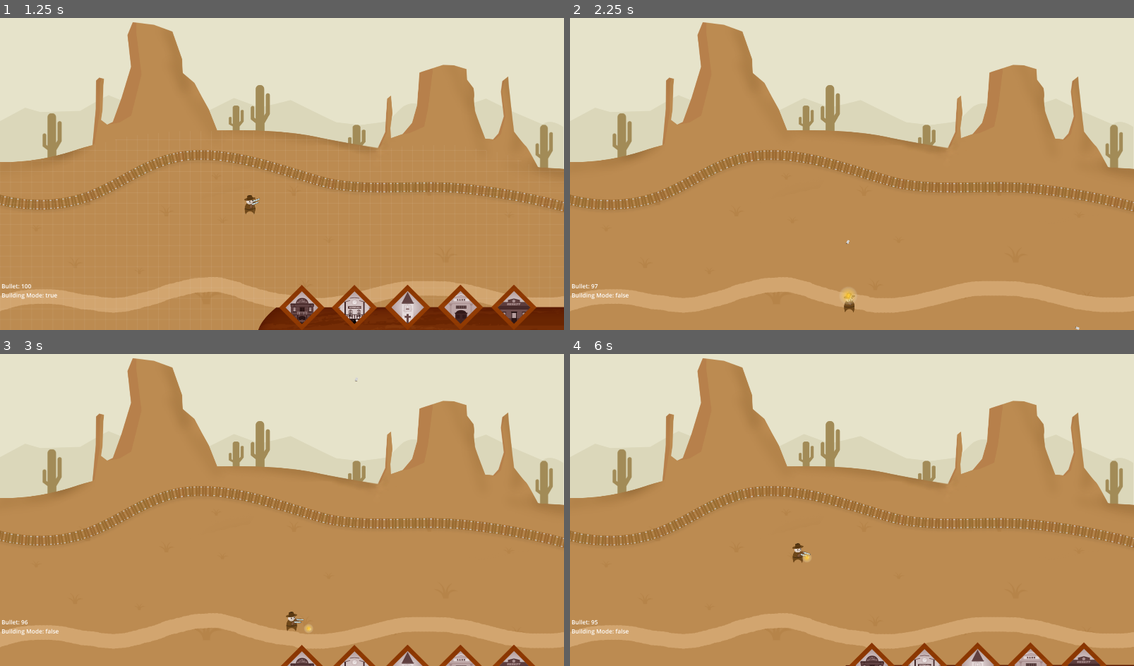
Above: before the commit, frames 1-4 (two rows, left to right).
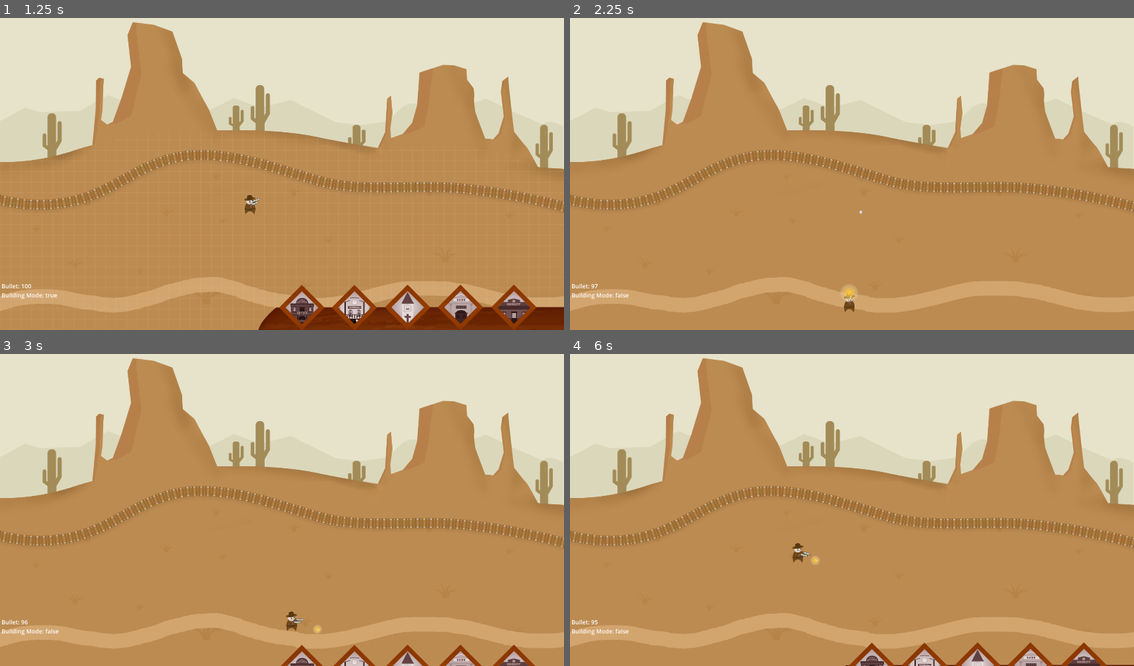
Above: after the commit, the same moments.

Repository: realfirat/A-Simple-Wild-West-Game
Game: Godot game, scene res://scenes/main.tscn
Same seed, same stepped clock (60 frames per second), same inputs: the game is played once before the commit and once after it.
Inputs (mouse positions are in pixels of both pictures, inside the frame that each line leads up to):
- Up to frame 1 (1.25 s): tap Enter at 0.5 s; move the mouse to (406, 155) at 0.52 s; hold D (go_right) from 0.53 s (still down); tap E (build_mode) at 0.6 s; click (406, 155) at 0.67 s
- Up to frame 2 (2.25 s): move the mouse to (1032, 308) at 1.27 s; release D (go_right) at 1.28 s; hold S (go_down) 1.28-2.03 s; tap E (build_mode) at 1.35 s; click (1032, 308) at 1.42 s; move the mouse to (908, 102) at 2.02 s; press the mouse at (908, 102) at 2.03 s; hold D (go_right) from 2.03 s (still down)
- Up to frame 3 (3 s): tap E (build_mode) at 2.3, 2.85 s; move the mouse to (541, 650) at 2.77 s; release D (go_right) at 2.78 s; release the mouse at (541, 650) at 2.78 s; hold W (go_up) from 2.78 s (still down); click (541, 650) at 2.92 s
- Up to frame 4 (6 s): move the mouse to (1021, 553) at 3.52 s; release W (go_up) at 3.53 s; hold A (go_left) 3.53-5.03 s; tap E (build_mode) at 3.6, 4.55, 5.1, 5.85 s; click (1021, 553) at 3.67 s; move the mouse to (1009, 644) at 4.27 s; click (1009, 644) at 4.35 s; move the mouse to (880, 506) at 5.02 s; hold S (go_down) 5.03-5.78 s; click (880, 506) at 5.17 s; move the mouse to (1060, 644) at 5.77 s; hold D (go_right) from 5.78 s (still down); click (1060, 644) at 5.92 s

Frame 1 is identical in both runs. In frame 2, less than 0.1% of the frame differs, in the area x 48-91%, y 61-100%; in frame 3, less than 0.1%; in frame 4, less than 0.1%.

Commit message:
mouse cursor 1

Diff:
--- a/project.godot
+++ b/project.godot
@@ -23,6 +23,7 @@
 
 window/size/viewport_width=1920
 window/size/viewport_height=1080
+mouse_cursor/custom_image_hotspot=Vector2(25, 25)
 
 [input]
 
--- a/scripts/bullet_rifle.gd
+++ b/scripts/bullet_rifle.gd
@@ -1,7 +1,7 @@
 extends Area2D
 
 var aim_position
-var bullet_speed = 20
+var bullet_speed = 30
 var bullet_ready = true
 
 func _ready():
--- a/scripts/main.gd
+++ b/scripts/main.gd
@@ -1,4 +1,11 @@
 extends Node2D
+
+@onready var ready_to_change_cursor = true
+var aim = load("res://assets/_0000_aim.png")
+var hammer = load("res://assets/hammer.png")
+
+func _ready():
+	Input.set_custom_mouse_cursor(aim)
 
 func _process(delta):
 	if Input.is_action_just_pressed("escape"):
@@ -7,5 +14,13 @@
 	if Input.is_action_just_pressed("build_mode"):
 		if $UI/building_grid.visible:
 			$UI/building_grid.visible = false
+			if ready_to_change_cursor:
+				Input.set_custom_mouse_cursor(aim)
+				ready_to_change_cursor = false
 		else:
 			$UI/building_grid.visible = true
+			if ready_to_change_cursor:
+				Input.set_custom_mouse_cursor(hammer)
+				ready_to_change_cursor = false
+
+	ready_to_change_cursor = true
Binary file added: assets/hammer.png
Not shown, added: assets/hammer.png.import
